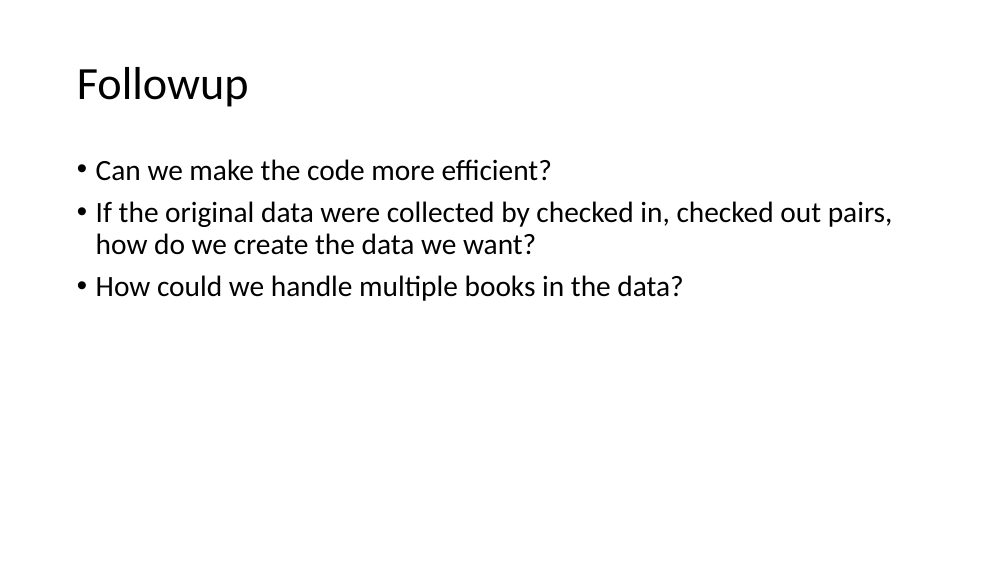
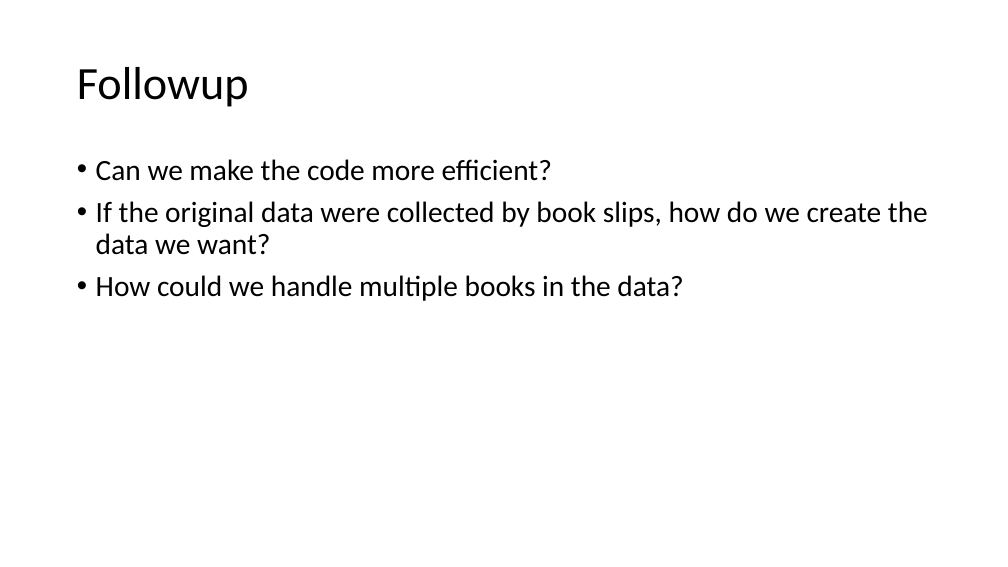
Before and after one commit to russpj/Library, a slide deck: slide 10 of The Library Problem.pptx. Drawn at 1008x567 pixels with LibreOffice and Linux fonts; fonts in the diff are those of the drawing. Boxes give left, top, right and bottom in pixels: in the first picture for what was removed or moved away, otherwise in the second. Text is boxed around its words. In the diff, an @@ line names an element or a change of style, - is before the commit and + after.

```diff
--- a/The Library Problem.pptx
+++ b/The Library Problem.pptx
@@ text at box(96, 201, 928, 255): text changed @@
-• If the original data were collected by checked in, checked out pairs, how do we create the data we want?
+• If the original data were collected by book slips, how do we create the data we want?
```
Also in this commit, not shown: 3 other slides changed, 6 slides added, 1 slide removed.
